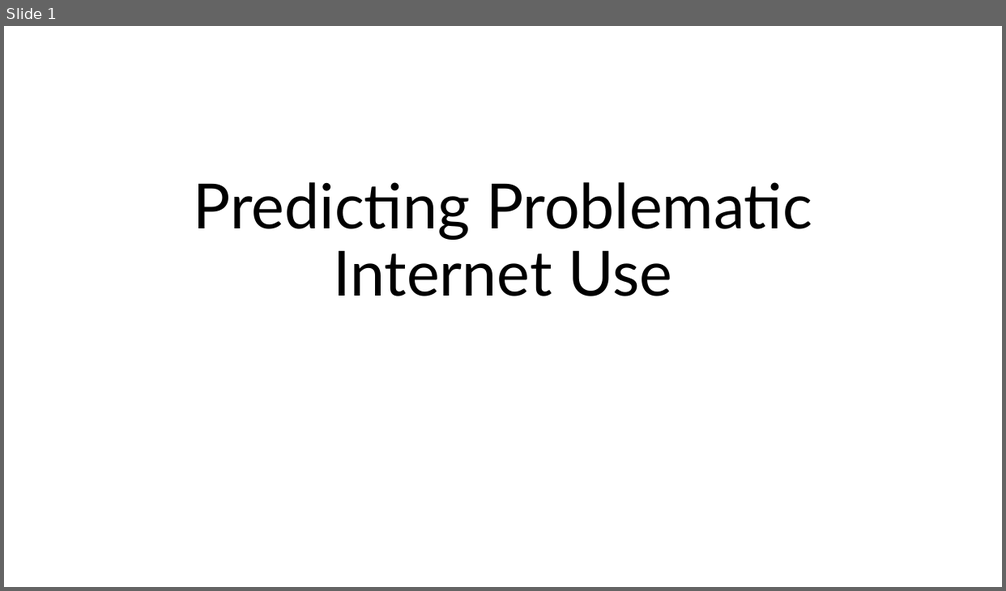
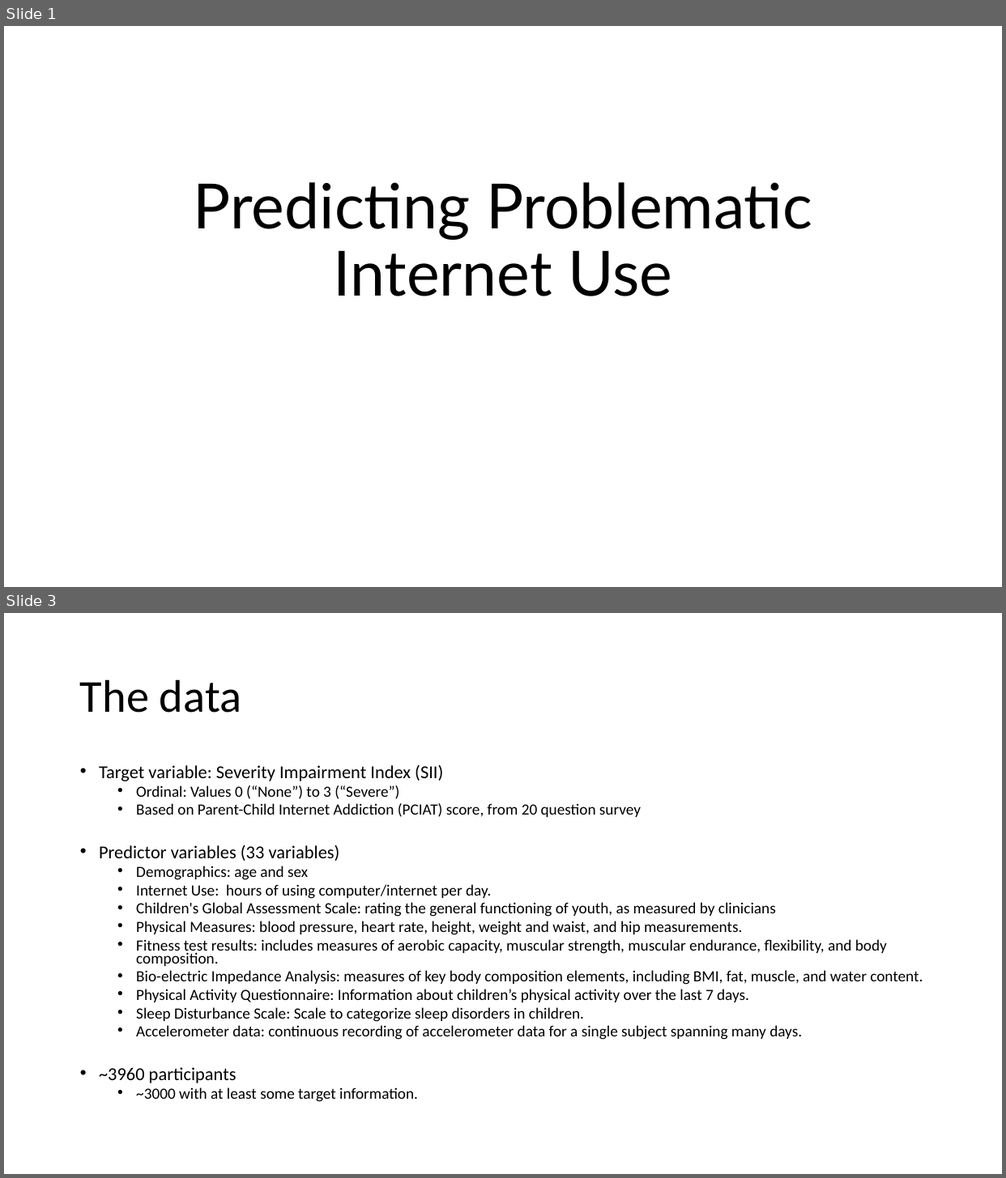
Before and after one commit to aarondweinberg/CMI_problematic_internet_use, a slide deck: Presentation/Problematic Internet Use Video.pptx. Shown one above the other, each under a label of ours: slide 1 before the commit, slides 1 and 3 after it; the slides between them are not shown. The pictures are 1006x591 and 1006x1178 pixels, drawn with LibreOffice and Linux fonts; fonts in the diff are those of the drawing. Boxes give left, top, right and bottom in pixels: in the first picture for what was removed or moved away, otherwise in the second. Text is boxed around its words. In the diff, an @@ line names an element or a change of style, - is before the commit and + after.

Commit message:
presentation

```diff
--- a/Presentation/Problematic Internet Use Video.pptx
+++ b/Presentation/Problematic Internet Use Video.pptx
@@ slide 3 added at (x1=4, y1=613, x2=1002, y2=1174), background #FFFFFF @@
@@ title added at (x1=80, y1=679, x2=241, y2=713), 44 pt, text #000000 @@
+The data
@@ text added at (x1=99, y1=764, x2=923, y2=1102), 15 pt, text #000000 @@
+• Target variable: Severity Impairment Index (SII)
+  • Ordinal: Values 0 (“None”) to 3 (“Severe”)
+  • Based on Parent-Child Internet Addiction (PCIAT) score, from 20 question survey
+• Predictor variables (33 variables)
+  • Demographics: age and sex
+  • Internet Use: hours of using computer/internet per day.
+  • Children's Global Assessment Scale: rating the general functioning of youth, as measured by clinicians
+  • Physical Measures: blood pressure, heart rate, height, weight and waist, and hip measurements.
+  • Fitness test results: includes measures of aerobic capacity, muscular strength, muscular endurance, flexibility, and body composition.
+  • Bio-electric Impedance Analysis: measures of key body composition elements, including BMI, fat, muscle, and water content.
+  • Physical Activity Questionnaire: Information about children’s physical activity over the last 7 days.
+  • Sleep Disturbance Scale: Scale to categorize sleep disorders in children.
+  • Accelerometer data: continuous recording of accelerometer data for a single subject spanning many days.
+• ~3960 participants
+  • ~3000 with at least some target information.
```
Also in this commit, not shown: 5 other slides added, 1 slide removed, 5 other files.
